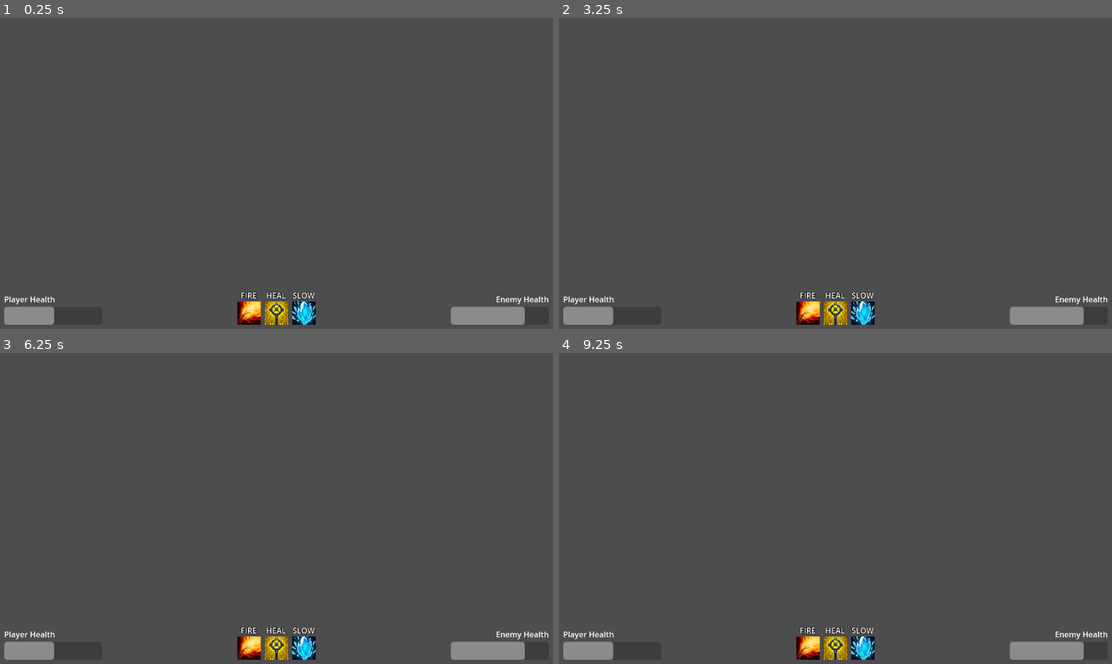
Above: before the commit, frames 1-4 (two rows, left to right).
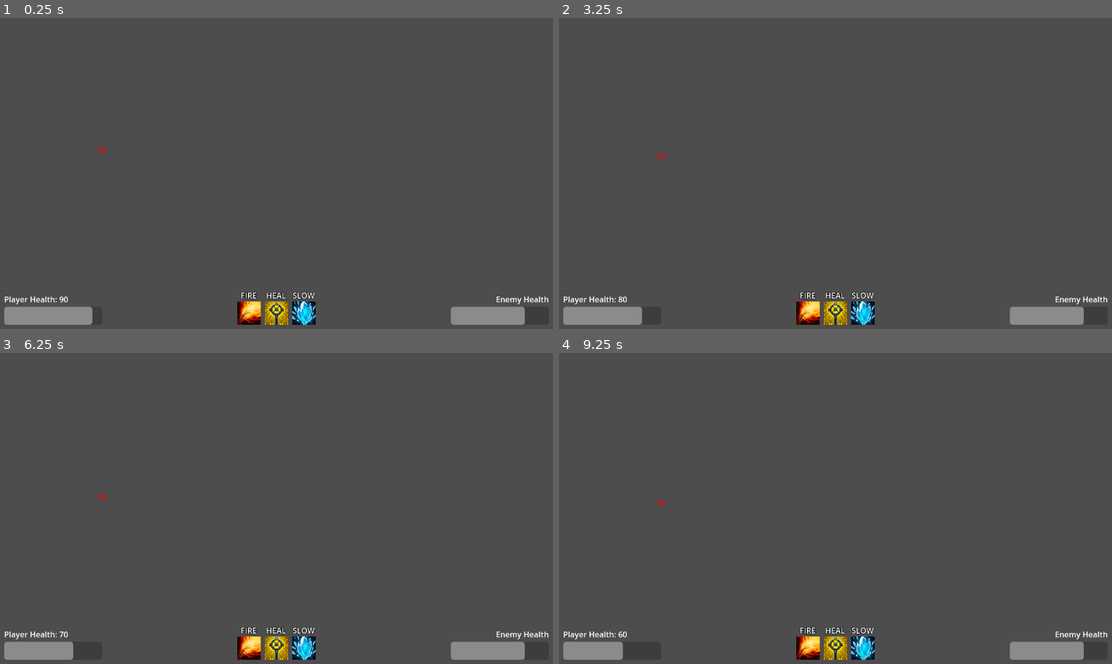
Above: after the commit, the same moments.

Repository: guyguy2001/spec-typing-game
Game: Godot game, scene res://src/core/arena.tscn
The game is run twice, just before and just after one commit, with the same random seed, the same clock (stepped at 60 frames per second) and the same inputs.
Inputs (mouse positions are in pixels of both pictures, inside the frame that each line leads up to):
- Up to frame 1 (0.25 s): no input
- Up to frame 2 (3.25 s): tap Enter at 0.5, 2 s; move the mouse to (957, 161) at 0.52 s; hold Shift 0.53-1.25 s; click (957, 161) at 0.67 s; tap Space at 0.77, 1.25, 2.75 s; drag from (724, 192) to (807, 238) at 1.27 s; move the mouse to (890, 108) at 2.02 s; tap Ctrl at 2.1 s; click (890, 108) at 2.17 s; drag from (807, 238) to (664, 129) at 2.77 s
- Up to frame 3 (6.25 s): tap Enter at 3.5 s; move the mouse to (447, 558) at 3.52 s; hold Shift 3.53-4.25 s; click (447, 558) at 3.67 s; tap Space at 3.77, 4.25 s; drag from (105, 464) to (193, 430) at 4.27 s; move the mouse to (304, 511) at 5.02 s; tap Ctrl at 5.1 s; click (304, 511) at 5.17 s; drag from (193, 430) to (165, 527) at 5.77 s
- Up to frame 4 (9.25 s): move the mouse to (957, 496) at 6.52 s; hold Shift 6.53-7.25 s; click (957, 496) at 6.67 s; tap Space at 6.77 s; drag from (724, 527) to (807, 573) at 7.27 s; move the mouse to (890, 443) at 8.02 s; tap Ctrl at 8.1 s; click (890, 443) at 8.17 s; drag from (807, 573) to (664, 464) at 8.77 s

The runs differ from the first frame. In frame 1, 0.5% of the frame differs, in the area x 9-20%, y 41-99%; in frame 2, 0.4%; in frame 3, 0.2%; in frame 4, 0.2%.

Commit message:
fix(enemy_ai): Resolve enemy attack and targeting issues
- Fixed EnemyAIController timer instantiation and auto-start logic to prevent null references on first attack.
- Programmatically assigned EnemyAttackAbility in Arena.gd to ensure proper linking.
- Ensured Player's target is correctly set in Arena.gd for EnemyAIController.
- Refactored EnemyAIController to cast directly when ability is ready, removing redundant timer logic and addressing 'on cooldown' errors.
- Added debug prints to EnemyAIController for clearer tracing.

Diff:
--- /dev/null
+++ b/src/abilities/enemy_attack.gd
@@ -0,0 +1,22 @@
+# enemy_attack.gd
+extends DamageAbility
+class_name EnemyAttackAbility
+
+func _init() -> void:
+    name = "Enemy Attack"
+    typing_pattern = "" # No typing for enemy abilities
+    effect_type = EffectType.DAMAGE
+    effect_value = 10.0 # Base damage for enemy
+    cooldown_duration = 3.0
+    description = "A basic attack from an enemy."
+
+func _cast(caster: Node, target: Node) -> void:
+    if not _is_ready():
+        print("%s's attack on cooldown." % caster.character_name)
+        return
+
+    print("%s attacks %s for %s damage." % [caster.character_name, target.character_name, effect_value])
+    if target and target.has_method("_take_damage"):
+        target._take_damage(effect_value)
+
+    _start_cooldown()
--- /dev/null
+++ b/src/ai/enemy_ai_controller.gd
@@ -0,0 +1,39 @@
+# enemy_ai_controller.gd
+extends Node
+class_name EnemyAIController
+
+@export var attack_interval: float = 3.0 # No longer directly used for timing, but as a desired interval
+@export var attack_ability: Ability # Will assign a DamageAbility here
+
+var _parent_enemy: Enemy = null # Reference to the parent Enemy node
+var _target: Character = null # Reference to the player
+
+func _ready() -> void:
+    print("EnemyAI: _ready called.")
+    _parent_enemy = get_parent() as Enemy
+    if not _parent_enemy:
+        push_error("EnemyAIController must be a child of an Enemy node.")
+        set_process(false)
+        return
+
+    # We will no longer use an internal Timer for casting.
+    # The _process function will check ability readiness.
+
+func set_target(target_character: Character) -> void:
+    _target = target_character
+    print("EnemyAI: Target set to %s." % _target.character_name)
+
+# No _on_attack_timer_timeout needed anymore.
+# No start_attack_timer needed anymore.
+
+func _process(delta: float) -> void:
+    if attack_ability:
+        attack_ability._process_cooldown(delta) # Still process the ability's cooldown
+
+        if _parent_enemy and _target and attack_ability._is_ready():
+            print("EnemyAI: Ability ready, casting.")
+            attack_ability._cast(_parent_enemy, _target)
+        # else, if not ready, just wait for the next _process call
+    else:
+        if not attack_ability:
+            print("Enemy AI: Attack ability not set (in _process).")
--- a/src/characters/enemy.tscn
+++ b/src/characters/enemy.tscn
@@ -1,6 +1,11 @@
-[gd_scene load_steps=2 format=3]
+[gd_scene load_steps=4 format=3]
 
 [ext_resource type="Script" path="res://src/characters/enemy.gd" id="1_cde34"]
+[ext_resource type="Script" path="res://src/ai/enemy_ai_controller.gd" id="2_ai"]
+[ext_resource type="Script" path="res://src/abilities/enemy_attack.gd" id="3_attack"]
 
 [node name="Enemy" type="CharacterBody2D"]
 script = ExtResource("1_cde34")
+
+[node name="EnemyAIController" type="Node" parent="."]
+script = ExtResource("2_ai")
--- a/src/core/arena.gd
+++ b/src/core/arena.gd
@@ -2,20 +2,41 @@
 extends Node2D
 
 @onready var player: Player = $Player
-@onready var enemy: Enemy = $Enemy
+@export var enemy_scene: PackedScene
 
 const FloatingTextScene = preload("res://src/ui/floating_text.tscn")
+const EnemyAttackAbility = preload("res://src/abilities/enemy_attack.gd")
 
 func _ready() -> void:
-    # Wire up the player's target
-    if player and enemy:
-        player.target_enemy = enemy
-        print("Arena: Set Player target to Enemy.")
+    if player:
+        player.connect("damage_taken", func(amount): _on_damage_taken(player, amount))
+        spawn_enemy() # Spawn initial enemy
+    else:
+        push_error("Arena: Player node not found!")
 
-        player.connect("damage_taken", func(amount): _on_damage_taken(player, amount))
-        enemy.connect("damage_taken", func(amount): _on_damage_taken(enemy, amount))
+func spawn_enemy() -> void:
+    if not enemy_scene:
+        push_error("Arena: Enemy scene not set in inspector!")
+        return
+
+    var new_enemy: Enemy = enemy_scene.instantiate()
+    add_child(new_enemy)
+    new_enemy.position = Vector2(800, 500) # Same position as old hardcoded enemy
+    new_enemy.character_name = "Spawned Enemy" # For debugging
+
+    player.target_enemy = new_enemy # Set player's target to the new enemy
+    print("Arena: Set Player target to %s." % new_enemy.character_name)
+
+    var enemy_ai: EnemyAIController = new_enemy.find_child("EnemyAIController")
+    if enemy_ai:
+        enemy_ai.set_target(player)
+        enemy_ai.attack_ability = EnemyAttackAbility.new() # Assign the ability instance
+        print("Arena: Set EnemyAIController target to Player and assigned ability.")
     else:
-        push_error("Arena: Player or Enemy node not found!")
+        push_error("Arena: EnemyAIController not found on spawned enemy!")
+
+    new_enemy.connect("damage_taken", func(amount): _on_damage_taken(new_enemy, amount))
+    # Placeholder for other connections like 'died'
 
 func _on_damage_taken(character: Character, amount: float) -> void:
     var text = FloatingTextScene.instantiate()
--- a/src/core/arena.tscn
+++ b/src/core/arena.tscn
@@ -1,14 +1,15 @@
-[gd_scene load_steps=7 format=3]
+[gd_scene load_steps=7 format=3 uid="uid://444vkf1rlic4"]
 
 [ext_resource type="PackedScene" path="res://src/characters/player.tscn" id="1_aaaaa"]
 [ext_resource type="PackedScene" path="res://src/characters/enemy.tscn" id="2_bbbbb"]
-[ext_resource type="Script" path="res://src/core/state_machine.gd" id="3_ccccc"]
-[ext_resource type="Script" path="res://src/core/input_handler.gd" id="4_ddddd"]
+[ext_resource type="Script" uid="uid://di3sc4j537bte" path="res://src/core/state_machine.gd" id="3_ccccc"]
+[ext_resource type="Script" uid="uid://8q0tllrdpqxg" path="res://src/core/input_handler.gd" id="4_ddddd"]
 [ext_resource type="PackedScene" path="res://src/ui/hud.tscn" id="5_eeeee"]
-[ext_resource type="Script" path="res://src/core/arena.gd" id="6_fffff"]
+[ext_resource type="Script" uid="uid://btpks6xxmuk6u" path="res://src/core/arena.gd" id="6_fffff"]
 
 [node name="Arena" type="Node2D"]
 script = ExtResource("6_fffff")
+enemy_scene = ExtResource("2_bbbbb")
 
 [node name="Player" parent="." instance=ExtResource("1_aaaaa")]
 position = Vector2(200, 500)
@@ -24,14 +25,14 @@
 
 [node name="HUD" parent="." instance=ExtResource("5_eeeee")]
 
-[connection signal="text_input" from="InputHandler" to="Player" method="_on_input_handler_text_input"]
-[connection signal="backspace_pressed" from="InputHandler" to="Player" method="_on_input_handler_backspace_pressed"]
-[connection signal="space_pressed" from="InputHandler" to="Player" method="_on_input_handler_space_pressed"]
+[connection signal="abilities_setup" from="Player" to="HUD" method="setup_abilities"]
+[connection signal="abilities_updated" from="Player" to="HUD" method="update_abilities"]
 [connection signal="health_changed" from="Player" to="HUD" method="update_player_health"]
 [connection signal="status_effect_applied" from="Player" to="HUD" method="add_player_effect"]
 [connection signal="status_effect_removed" from="Player" to="HUD" method="remove_player_effect"]
-[connection signal="abilities_setup" from="Player" to="HUD" method="setup_abilities"]
-[connection signal="abilities_updated" from="Player" to="HUD" method="update_abilities"]
 [connection signal="health_changed" from="Enemy" to="HUD" method="update_enemy_health"]
 [connection signal="status_effect_applied" from="Enemy" to="HUD" method="add_enemy_effect"]
 [connection signal="status_effect_removed" from="Enemy" to="HUD" method="remove_enemy_effect"]
+[connection signal="backspace_pressed" from="InputHandler" to="Player" method="_on_input_handler_backspace_pressed"]
+[connection signal="space_pressed" from="InputHandler" to="Player" method="_on_input_handler_space_pressed"]
+[connection signal="text_input" from="InputHandler" to="Player" method="_on_input_handler_text_input"]
--- /dev/null
+++ b/src/ui/game_over.tscn
@@ -0,0 +1,32 @@
+[gd_scene load_steps=1 format=3]
+
+[node name="GameOverUI" type="CanvasLayer"]
+
+[node name="ColorRect" type="ColorRect" parent="GameOverUI"]
+anchors_preset = 15
+anchor_right = 1.0
+anchor_bottom = 1.0
+color = Color(0, 0, 0, 0.7)
+
+[node name="VBoxContainer" type="VBoxContainer" parent="GameOverUI/ColorRect"]
+anchors_preset = 8
+anchor_left = 0.5
+anchor_top = 0.5
+anchor_right = 0.5
+anchor_bottom = 0.5
+offset_left = -100.0
+offset_top = -50.0
+offset_right = 100.0
+offset_bottom = 50.0
+grow_horizontal = 2
+grow_vertical = 2
+alignment = 1
+
+[node name="Label" type="Label" parent="GameOverUI/ColorRect/VBoxContainer"]
+layout_mode = 2
+text = "GAME OVER"
+horizontal_alignment = 1
+
+[node name="RestartButton" type="Button" parent="GameOverUI/ColorRect/VBoxContainer"]
+layout_mode = 2
+text = "Restart"
Not shown, added: src/abilities/enemy_attack.gd.uid
Not shown, added: src/ai/enemy_ai_controller.gd.uid
Not shown, changed: GEMINI.md
Not shown, added: specs/003-minimal-combat-loop/checklists/requirements.md
Not shown, added: specs/003-minimal-combat-loop/data-model.md
Not shown, added: specs/003-minimal-combat-loop/plan.md
Not shown, added: specs/003-minimal-combat-loop/quickstart.md
Not shown, added: specs/003-minimal-combat-loop/research.md
Not shown, added: specs/003-minimal-combat-loop/spec.md
Not shown, added: specs/003-minimal-combat-loop/tasks.md
Not shown, added: specs/godot_conventions.md
